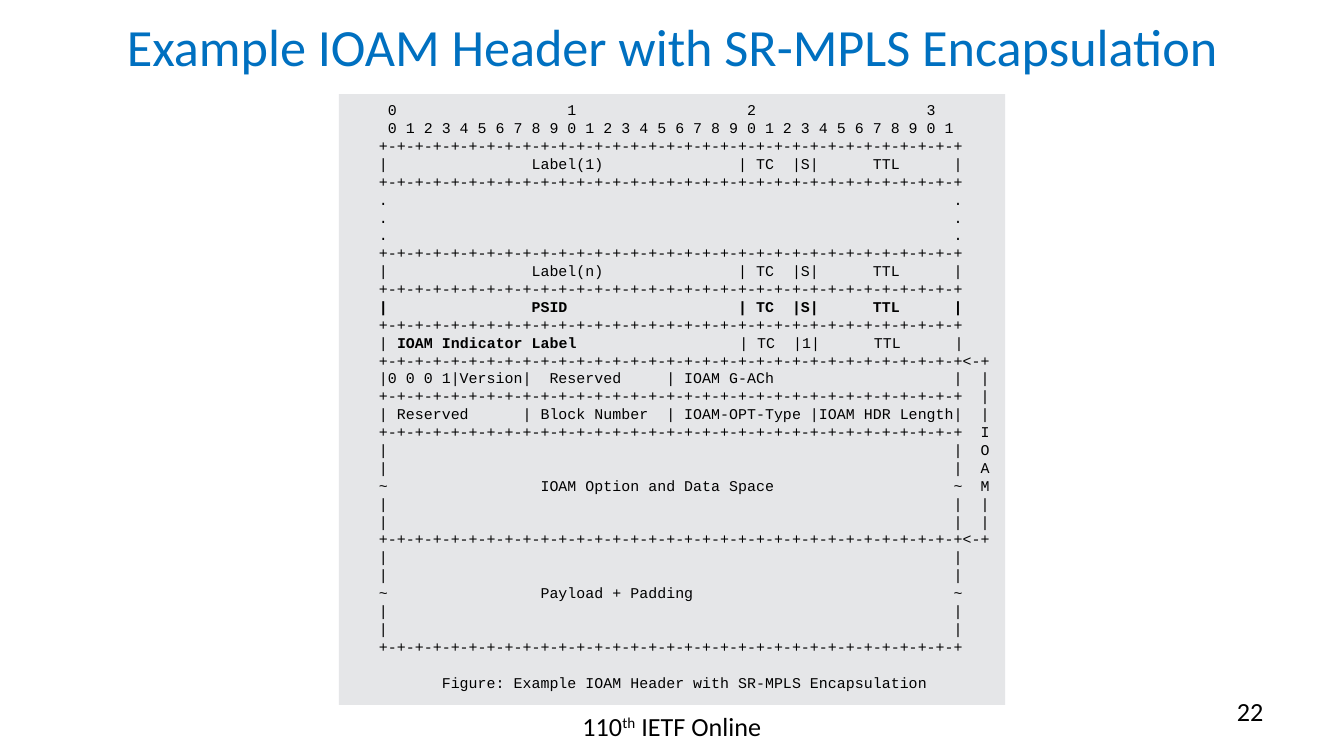
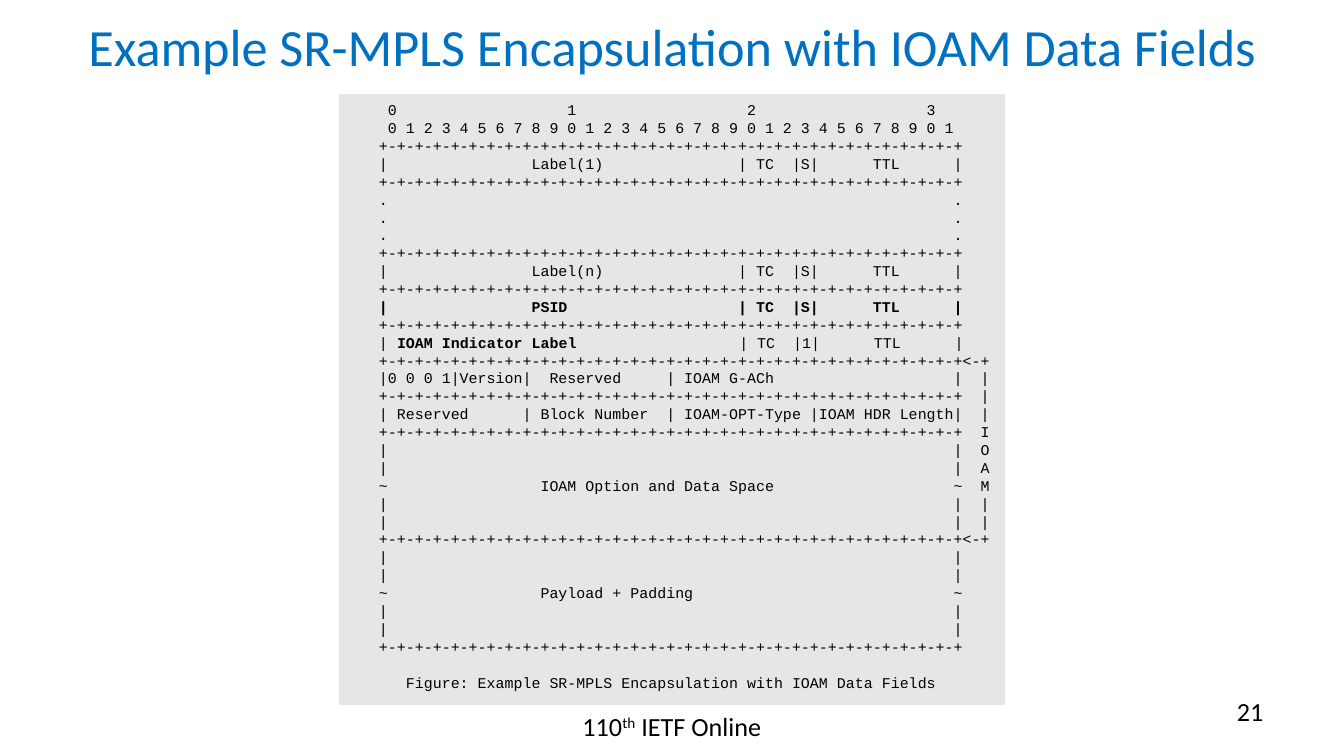
Before and after one commit to rakgandhi/ietf-slides, a slide deck: slide 21 of draft-gandhi-mpls-ioam-sr-05.pptx (slide 22 before the commit). Drawn at 1344x756 pixels with LibreOffice and Linux fonts; fonts in the diff are those of the drawing. Boxes give left, top, right and bottom in pixels: in the first picture for what was removed or moved away, otherwise in the second. Text is boxed around its words. In the diff, an @@ line names an element or a change of style, - is before the commit and + after.

```diff
--- a/draft-gandhi-mpls-ioam-sr-05.pptx
+++ b/draft-gandhi-mpls-ioam-sr-05.pptx
@@ title at (88,29,1256,75): text changed @@
-Example IOAM Header with SR-MPLS Encapsulation
+Example SR-MPLS Encapsulation with IOAM Data Fields
@@ text in rectangle at (406,677,936,691): text changed @@
-Figure: Example IOAM Header with SR-MPLS Encapsulation
+Figure: Example SR-MPLS Encapsulation with IOAM Data Fields
@@ page number at (1237,704,1263,721): text changed @@
-22
+21
```
Also in this commit, not shown: 19 other slides changed, 1 slide removed, 5 other files.
